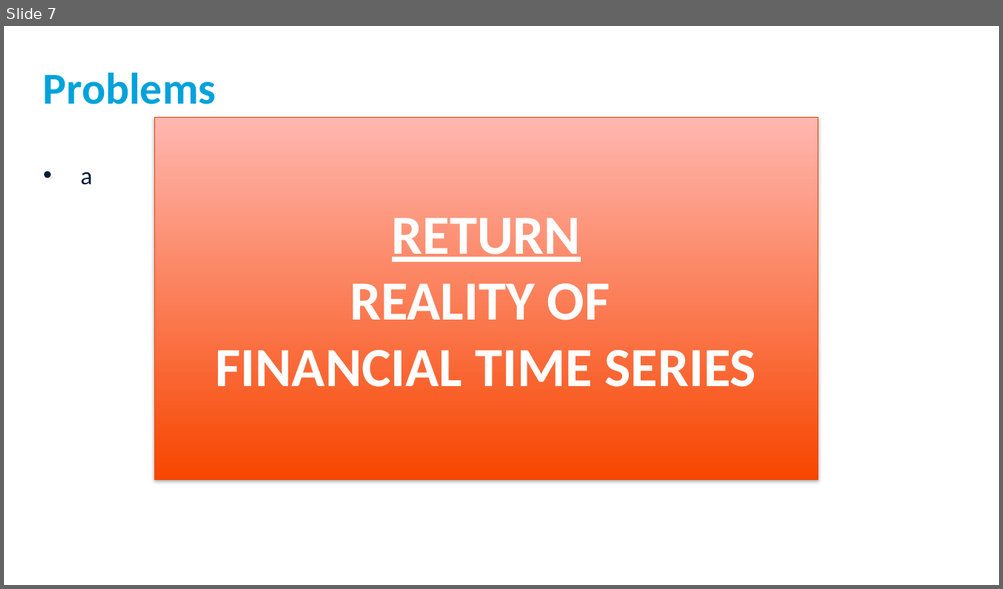
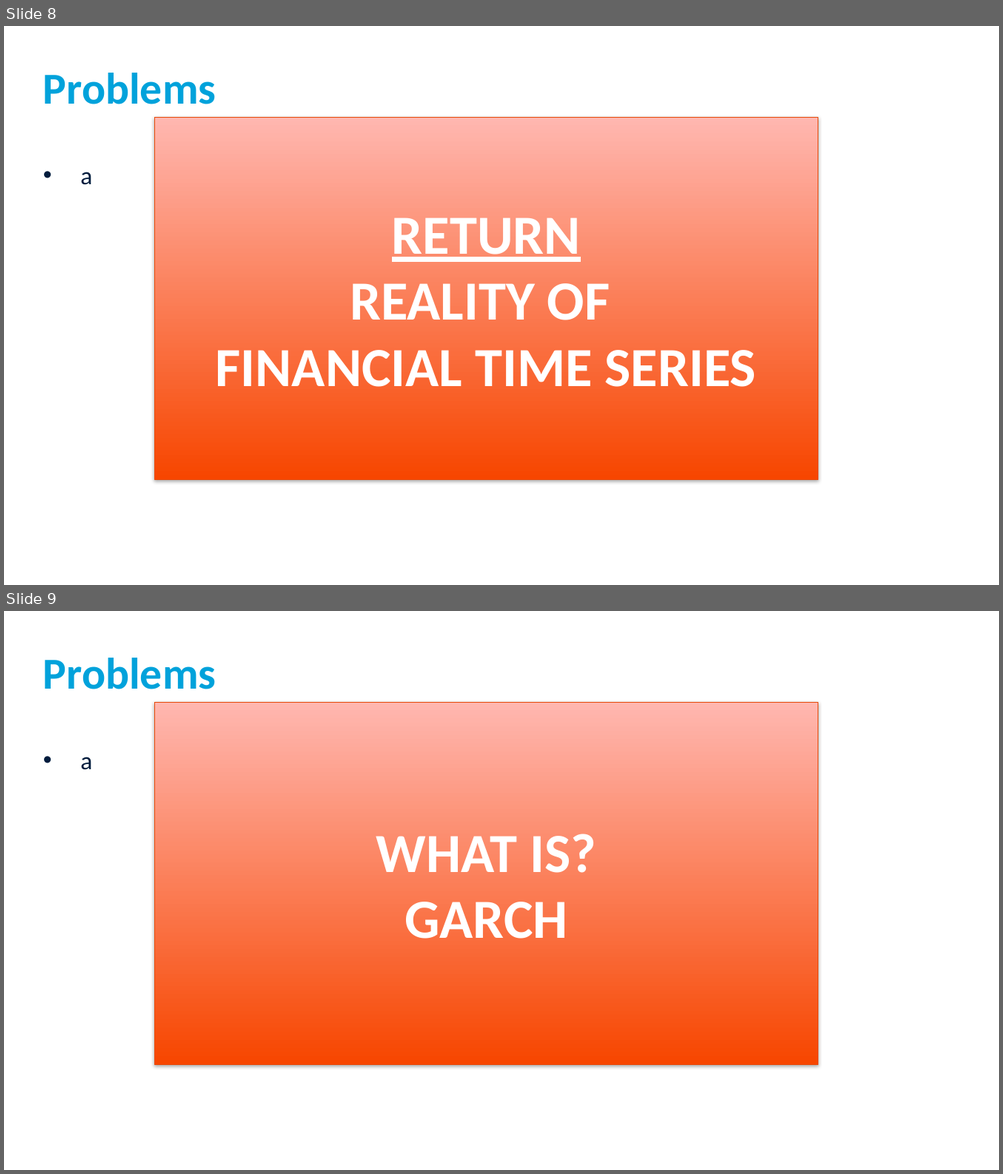
Before and after one commit to franciscpitthan/Methods_Quant_Fin, a slide deck: Example - GARCH estimation/GARCH models.pptm. Shown one above the other, each under a label of ours: slide 7 before the commit, slides 8 and 9 after it. The pictures are 1003x589 and 1003x1174 pixels, drawn with LibreOffice and Linux fonts; fonts in the diff are those of the drawing. Boxes give left, top, right and bottom in pixels: in the first picture for what was removed or moved away, otherwise in the second. Text is boxed around its words. In the diff, an @@ line names an element or a change of style, - is before the commit and + after.

```diff
--- a/Example - GARCH estimation/GARCH models.pptm
+++ b/Example - GARCH estimation/GARCH models.pptm
@@ slide 9 added at (x1=4, y1=611, x2=999, y2=1170), background #FFFFFF @@
@@ title added at (x1=43, y1=658, x2=216, y2=689), 42.7 pt, text #00A2DB, bold @@
+Problems
@@ rectangle added at (x1=155, y1=702, x2=818, y2=1065), fill gradient #F84700 to #FFB9B2, outline #E84A0A 0.75 pt, 53.3 pt, text #FFFFFF, bold @@
+WHAT IS?
+GARCH
@@ text added at (x1=80, y1=757, x2=92, y2=770), 24 pt, text #001C3D @@
+• a
@@ what was slide 7 is now slide 8 @@
```
Also in this commit, not shown: 1 slide changed, 11 other slides added.
